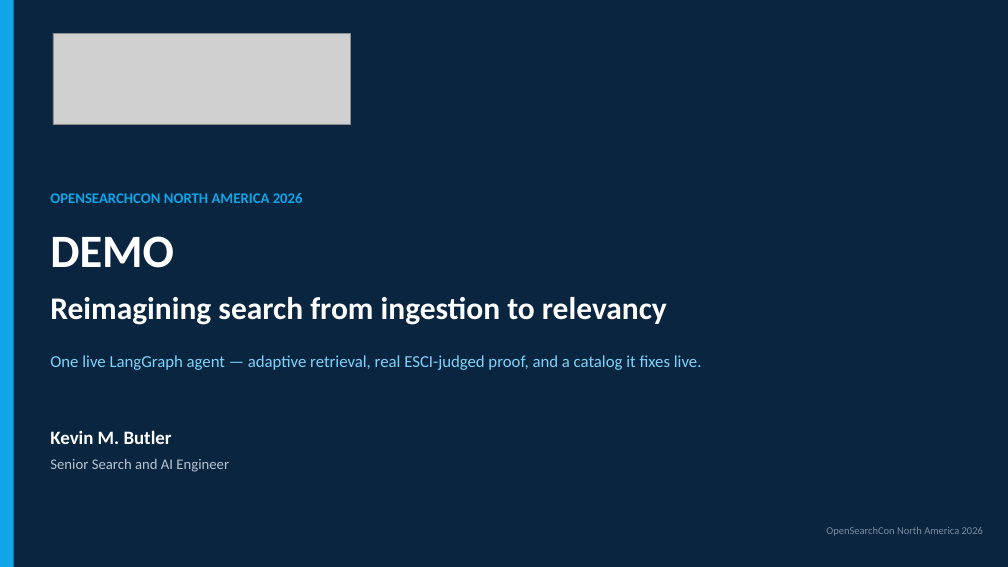
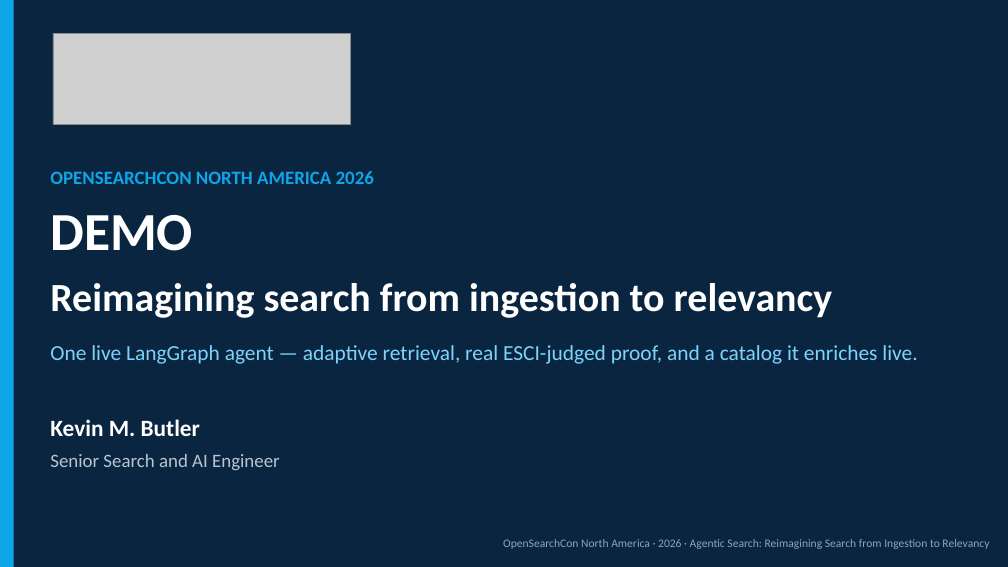
Before and after one commit to kmwtechnology/opensearch2026-agentic-search, a slide deck: slide 8 of docs/presentation/Agentic_Search_Talk_Draft_v1.pptx (slide 6 before the commit). Drawn at 1008x567 pixels with LibreOffice and Linux fonts; fonts in the diff are those of the drawing; grey boxes stand for pictures. Boxes give left, top, right and bottom in pixels: in the first picture for what was removed or moved away, otherwise in the second. Text is boxed around its words. In the diff, an @@ line names an element or a change of style, - is before the commit and + after.

Commit message:
docs: update Agentic Search Talk draft presentation

```diff
--- a/docs/presentation/Agentic_Search_Talk_Draft_v1.pptx
+++ b/docs/presentation/Agentic_Search_Talk_Draft_v1.pptx
@@ text "OPENSEARCHCON NORTH AMERICA 2026" at box(50, 171, 374, 184): size 14 to 18 pt @@
@@ text "OPENSEARCHCON NORTH AMERICA 2026": place and size @@
-text "OPENSEARCHCON NORTH AMERICA 2026" at box(50, 193, 303, 203)
+text "OPENSEARCHCON NORTH AMERICA 2026" at box(50, 171, 374, 184)
@@ text "DEMO": place and size @@
-text "DEMO" at box(50, 236, 174, 268)
+text "DEMO" at box(50, 215, 193, 251)
@@ text "DEMO" at box(50, 215, 193, 251): size 44.2 to 51 pt @@
@@ text "Reimagining search from ingestion to ...": place and size @@
-text "Reimagining search from ingestion to ..." at box(50, 297, 667, 325)
+text "Reimagining search from ingestion to ..." at box(50, 283, 833, 318)
@@ text "Reimagining search from ingestion to ..." at box(50, 283, 833, 318): size 30 to 38 pt @@
@@ text at box(50, 345, 917, 364): text changed; size 16 to 20.4 pt @@
-One live LangGraph agent — adaptive retrieval, real ESCI-judged proof, and a catalog it fixes live.
+One live LangGraph agent — adaptive retrieval, real ESCI-judged proof, and a catalog it enriches live.
@@ text "Kevin M. Butler": place and size @@
-text "Kevin M. Butler" at box(50, 430, 172, 444)
+text "Kevin M. Butler" at box(50, 419, 200, 436)
@@ text "Kevin M. Butler" at box(50, 419, 200, 436): size 18 to 22.2 pt @@
@@ text "Senior Search and AI Engineer" at box(50, 454, 280, 470): size 14 to 18 pt @@
@@ text added at box(503, 539, 989, 549), 11 pt, text #94A3B8 @@
+OpenSearchCon North America · 2026 · Agentic Search: Reimagining Search from Ingestion to Relevancy
@@ text removed at box(826, 527, 983, 536) @@
-OpenSearchCon North America 2026
```
Also in this commit, not shown: 11 other slides changed, 4 slides added.
